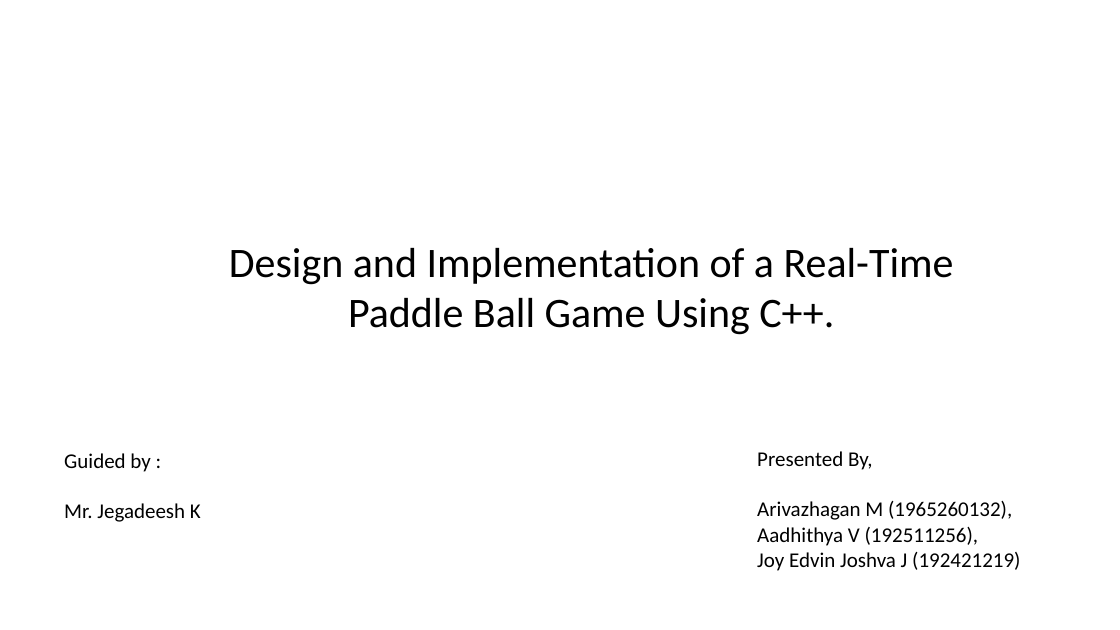
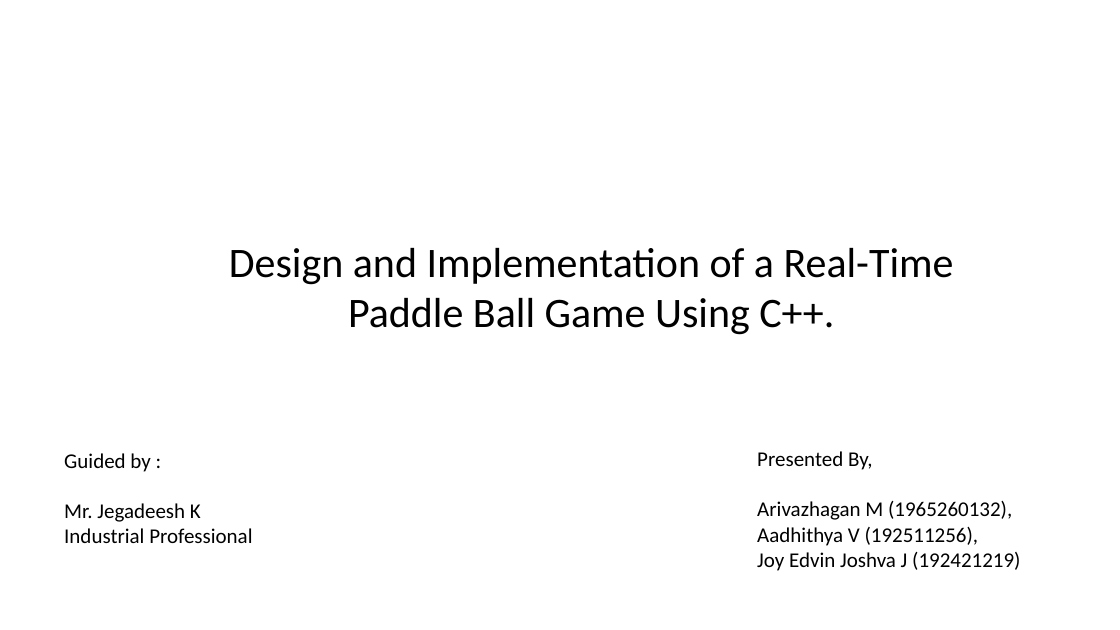
Before and after one commit to aadhi-web420/DSA0105-192511256, a slide deck: slide 1 of Capstone/review 1.pptx. Drawn at 1120x630 pixels with LibreOffice and Linux fonts; fonts in the diff are those of the drawing; background and template pictures are left out. Boxes give left, top, right and bottom in pixels: in the first picture for what was removed or moved away, otherwise in the second. Text is boxed around its words. In the diff, an @@ line names an element or a change of style, - is before the commit and + after.

```diff
--- a/Capstone/review 1.pptx
+++ b/Capstone/review 1.pptx
@@ text at (x1=64, y1=528, x2=252, y2=543): paragraph added @@
+Industrial Professional
```
Also in this commit, not shown: 1 other file.
